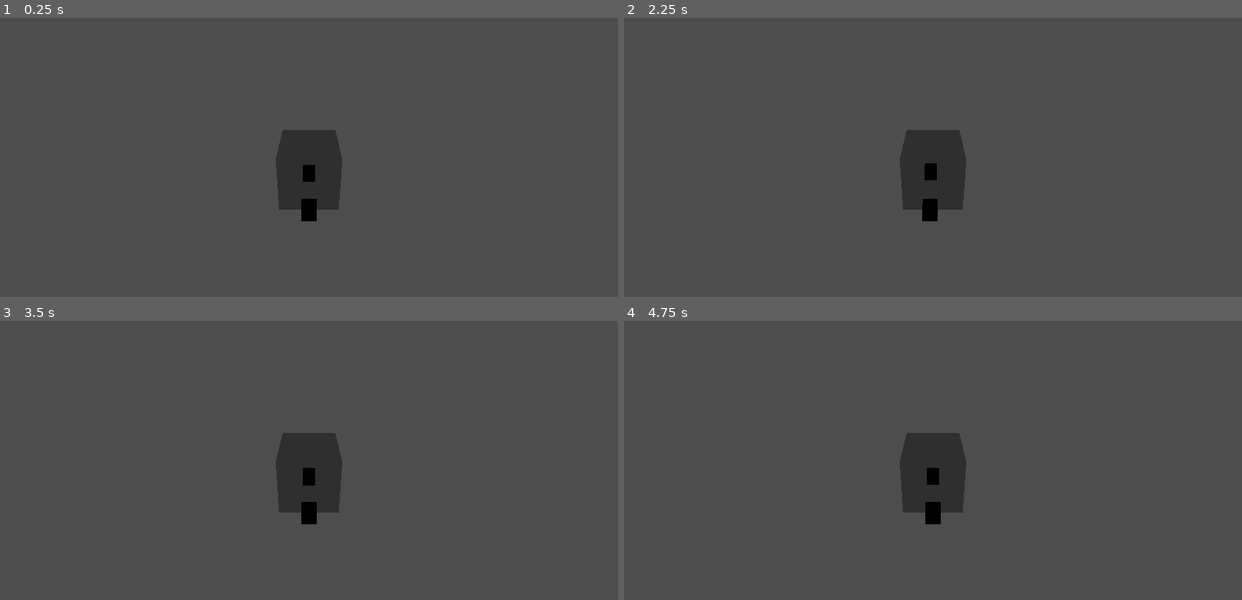
Above: before the commit, frames 1-4 (two rows, left to right).
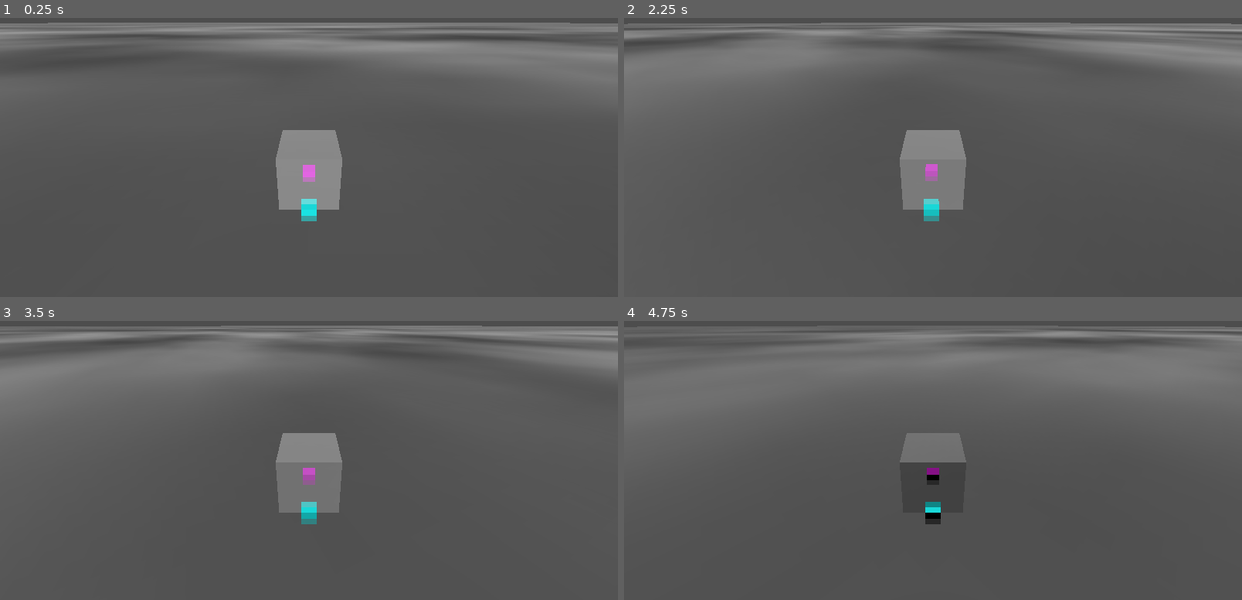
Above: after the commit, the same moments.

Repository: CoffeeCoder1/superpeterkart
Game: Godot game, scene res://scenes/test/test_game.tscn
Two runs of this game, one before a commit and one after it. Both use one fixed random seed, a clock stepped at 60 frames per second and the inputs below. This scene is started directly instead of the project's main scene.
Inputs:
- Up to frame 1 (0.25 s): no input
- Up to frame 2 (2.25 s): tap Enter at 0.5, 2 s; hold Right (ui_right) 0.53-1.28 s; hold N (player1_boost) 0.53-1.28 s; tap Space at 1.25 s; hold Down (ui_down) 1.28-2.03 s; tap N (player1_boost) at 1.35 s; hold Right (ui_right) from 2.03 s (still down); hold N (player1_boost) from 2.03 s (still down)
- Up to frame 3 (3.5 s): release Right (ui_right) at 2.78 s; release N (player1_boost) at 2.78 s; hold Up (ui_up) from 2.78 s (still down); tap N (player1_boost) at 2.85 s
- Up to frame 4 (4.75 s): tap Space at 3.5 s; release Up (ui_up) at 3.53 s; hold N (player1_boost) 3.53-4.28 s; hold Left (ui_left) from 3.53 s (still down); tap N (player1_boost) at 4.35 s

The runs differ from the first frame. In frame 1, 15% of the frame differs, in the area x 0-100%, y 1-73%; in frame 2, 17%; in frame 3, 18%; in frame 4, 23%.
Error before the commit: Invalid call. Nonexistent function 'instantiate' in base 'Nil'. (res://scenes/game/game.gd:22)

Commit message:
Update scenes with new paths Also makes the TestMap ground translucent

Diff:
--- a/scenes/maps/test_map/test_map.tres
+++ b/scenes/maps/test_map/test_map.tres
@@ -1,6 +1,6 @@
 [gd_resource type="Resource" script_class="Map" load_steps=3 format=3 uid="uid://dcfoqbbe4cjh7"]
 
-[ext_resource type="Script" path="res://scenes/classes/map_metadata.gd" id="1_dt4bw"]
+[ext_resource type="Script" path="res://scenes/classes/map/map_metadata.gd" id="1_dt4bw"]
 [ext_resource type="PackedScene" uid="uid://khkkj7jo5dp4" path="res://scenes/maps/test_map/test_map.tscn" id="1_e25du"]
 
 [resource]
--- a/scenes/maps/test_map/test_map.tscn
+++ b/scenes/maps/test_map/test_map.tscn
@@ -1,9 +1,10 @@
 [gd_scene load_steps=8 format=3 uid="uid://khkkj7jo5dp4"]
 
-[ext_resource type="Script" path="res://scenes/classes/map.gd" id="1_q3f2m"]
+[ext_resource type="Script" path="res://scenes/classes/map/map.gd" id="1_q3f2m"]
 
 [sub_resource type="Gradient" id="Gradient_7p0pk"]
 offsets = PackedFloat32Array(0, 0.904762)
+colors = PackedColorArray(0, 0, 0, 0.470588, 1, 1, 1, 0.470588)
 
 [sub_resource type="FastNoiseLite" id="FastNoiseLite_3ggdo"]
 frequency = 0.0358
@@ -15,6 +16,7 @@
 noise = SubResource("FastNoiseLite_3ggdo")
 
 [sub_resource type="StandardMaterial3D" id="StandardMaterial3D_706p5"]
+transparency = 1
 albedo_texture = SubResource("NoiseTexture2D_idsy7")
 
 [sub_resource type="BoxMesh" id="BoxMesh_325wc"]
--- a/scenes/maps/unreal/unreal.tres
+++ b/scenes/maps/unreal/unreal.tres
@@ -1,7 +1,7 @@
-[gd_resource type="Resource" script_class="Map" load_steps=3 format=3 uid="uid://6gvuydbjt16o"]
+[gd_resource type="Resource" script_class="MapMetadata" load_steps=3 format=3 uid="uid://6gvuydbjt16o"]
 
 [ext_resource type="PackedScene" uid="uid://fluqs2j2tp" path="res://scenes/maps/unreal/unreal.tscn" id="1_p6sve"]
-[ext_resource type="Script" path="res://scenes/classes/map_metadata.gd" id="1_vo1q0"]
+[ext_resource type="Script" path="res://scenes/classes/map/map_metadata.gd" id="1_vo1q0"]
 
 [resource]
 script = ExtResource("1_vo1q0")
--- a/scenes/maps/unreal/unreal.tscn
+++ b/scenes/maps/unreal/unreal.tscn
@@ -1,6 +1,6 @@
 [gd_scene load_steps=8 format=3 uid="uid://fluqs2j2tp"]
 
-[ext_resource type="Script" path="res://scenes/classes/map.gd" id="1_afrj1"]
+[ext_resource type="Script" path="res://scenes/classes/map/map.gd" id="1_afrj1"]
 
 [sub_resource type="ProceduralSkyMaterial" id="ProceduralSkyMaterial_bymhv"]
 sky_top_color = Color(0.407945, 0.64784, 0.940922, 1)
--- a/scenes/test/test_game.tscn
+++ b/scenes/test/test_game.tscn
@@ -2,13 +2,13 @@
 
 [ext_resource type="Script" path="res://scenes/test/test_game.gd" id="1_waxo1"]
 [ext_resource type="Script" path="res://scenes/classes/kart/kart_metadata.gd" id="2_picpd"]
-[ext_resource type="Resource" uid="uid://6gvuydbjt16o" path="res://scenes/maps/unreal/unreal.tres" id="2_wy0wt"]
 [ext_resource type="PackedScene" uid="uid://4lj582lanxly" path="res://scenes/game/game.tscn" id="2_xfpde"]
-[ext_resource type="Resource" uid="uid://ci8wrqbomg6wj" path="res://scenes/karts/test_kart_2/test_kart_2.tres" id="3_g7qbg"]
+[ext_resource type="Resource" uid="uid://ci8wrqbomg6wj" path="res://scenes/karts/debug_kart/debug_kart.tres" id="3_g7qbg"]
+[ext_resource type="Resource" uid="uid://dcfoqbbe4cjh7" path="res://scenes/maps/test_map/test_map.tres" id="4_lfhhx"]
 
 [node name="TestGame" type="Node3D"]
 script = ExtResource("1_waxo1")
 karts = Array[ExtResource("2_picpd")]([ExtResource("3_g7qbg")])
-map = ExtResource("2_wy0wt")
+map = ExtResource("4_lfhhx")
 
 [node name="Game" parent="." instance=ExtResource("2_xfpde")]
--- a/scenes/ui/menu/character_selection_menu/character_selection_menu.tscn
+++ b/scenes/ui/menu/character_selection_menu/character_selection_menu.tscn
@@ -1,9 +1,9 @@
 [gd_scene load_steps=5 format=3 uid="uid://c3ovvx3oxxrwr"]
 
 [ext_resource type="Script" path="res://scenes/ui/menu/character_selection_menu/character_selection_menu.gd" id="1_7867g"]
-[ext_resource type="Script" path="res://scenes/classes/kart_metadata.gd" id="2_pvnaj"]
+[ext_resource type="Script" path="res://scenes/classes/kart/kart_metadata.gd" id="2_pvnaj"]
 [ext_resource type="Resource" uid="uid://d15tyhy1weacy" path="res://scenes/karts/test_kart/test_kart.tres" id="3_82mdp"]
-[ext_resource type="Resource" uid="uid://ci8wrqbomg6wj" path="res://scenes/karts/test_kart_2/test_kart_2.tres" id="4_gb8u4"]
+[ext_resource type="Resource" uid="uid://ci8wrqbomg6wj" path="res://scenes/karts/debug_kart/debug_kart.tres" id="4_gb8u4"]
 
 [node name="CharacterSelectionMenu" type="Control" groups=["menus"]]
 layout_mode = 3
--- a/scenes/ui/menu/map_selection_menu/map_selection_menu.tscn
+++ b/scenes/ui/menu/map_selection_menu/map_selection_menu.tscn
@@ -1,7 +1,7 @@
 [gd_scene load_steps=5 format=3 uid="uid://c7yilrpey1l1o"]
 
 [ext_resource type="Script" path="res://scenes/ui/menu/map_selection_menu/map_selection_menu.gd" id="1_j30jl"]
-[ext_resource type="Script" path="res://scenes/classes/map_metadata.gd" id="2_fs5bl"]
+[ext_resource type="Script" path="res://scenes/classes/map/map_metadata.gd" id="2_fs5bl"]
 [ext_resource type="Resource" uid="uid://dcfoqbbe4cjh7" path="res://scenes/maps/test_map/test_map.tres" id="3_t352r"]
 [ext_resource type="Resource" uid="uid://6gvuydbjt16o" path="res://scenes/maps/unreal/unreal.tres" id="4_4lsjs"]
 
